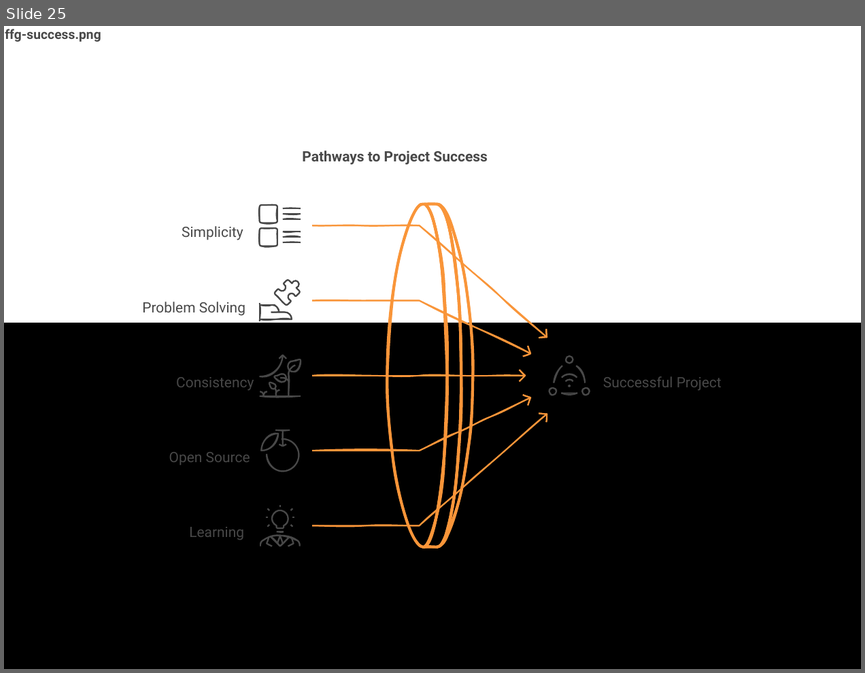
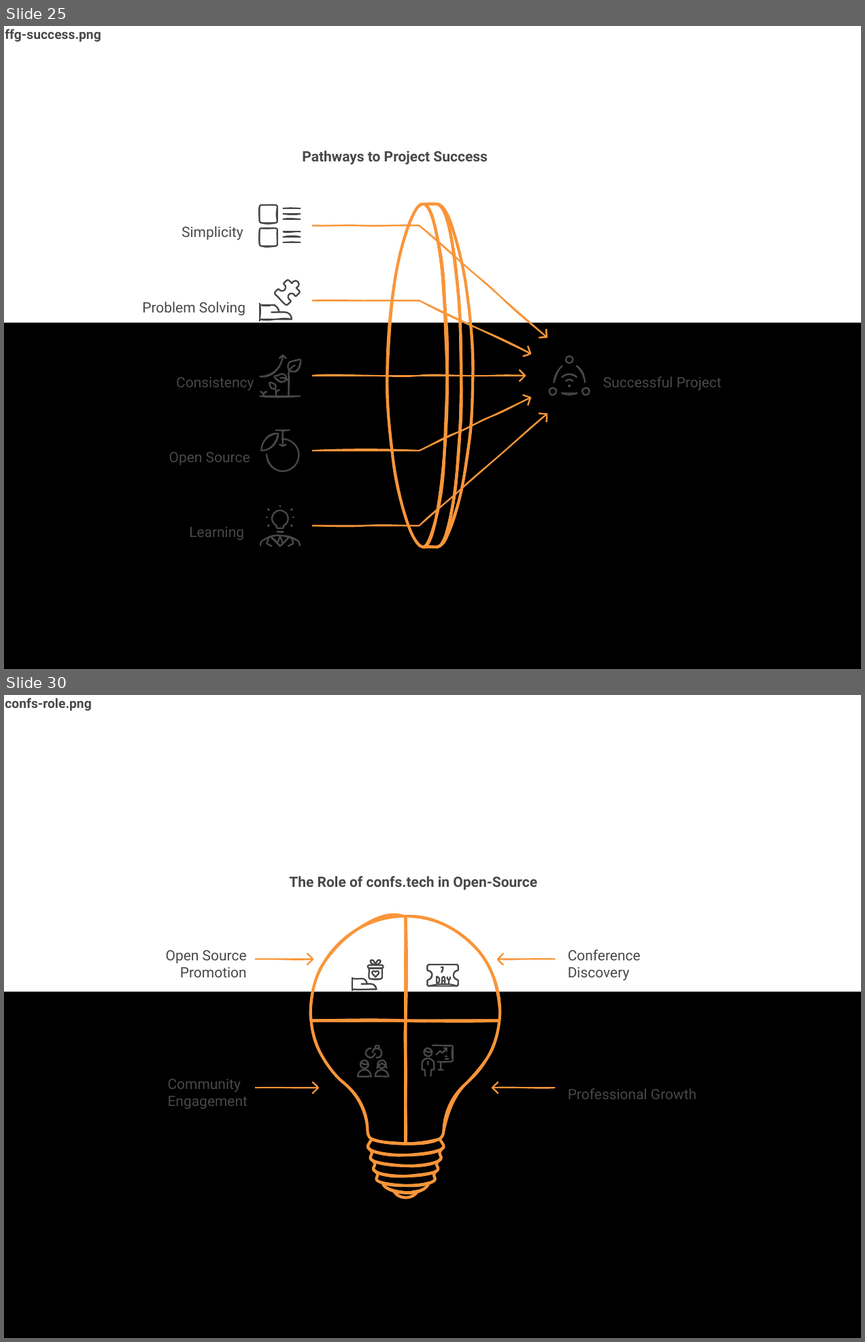
Before and after one commit to JuanPabloDiaz/jpdiaz, a slide deck: src/assets/images/blog/blog-images.pptx. Shown one above the other, each under a label of ours: slide 25 before the commit, slides 25 and 30 after it; the slides between them are not shown. The pictures are 865x673 and 865x1342 pixels, drawn with LibreOffice and Linux fonts; fonts in the diff are those of the drawing. Boxes give left, top, right and bottom in pixels: in the first picture for what was removed or moved away, otherwise in the second. Text is boxed around its words. In the diff, an @@ line names an element or a change of style, - is before the commit and + after.

```diff
--- a/src/assets/images/blog/blog-images.pptx
+++ b/src/assets/images/blog/blog-images.pptx
@@ slide 30 added at [4,695,861,1338], background #FFFFFF; not listed: 1 template element that a slide beside it also shows @@
@@ text added at [5,698,91,711], 11 pt, text #484848, bold @@
+confs-role.png
@@ text added at [289,876,537,890], 12 pt, text #484848, bold @@
+The Role of confs.tech in Open-Source
@@ freeform shape added at [310,910,406,1021], outline #F99539 2.25 pt @@
@@ freeform shape added at [311,916,406,1021], outline #F99539 2.25 pt @@
@@ freeform shape added at [406,915,500,1021], outline #F99539 2.25 pt @@
@@ freeform shape added at [406,916,500,1021], outline #F99539 2.25 pt @@
@@ text added at [166,950,247,977], 12 pt, text #484848 @@
+Open Source
+Promotion
@@ group added at [255,953,313,965]: 4 freeform shapes @@
@@ freeform shape added at [352,958,383,991], outline #484848 1.12 pt @@
@@ freeform shape added at [353,958,383,989], outline #484848 1.12 pt @@
@@ group added at [498,953,555,965]: 4 freeform shapes @@
@@ text added at [568,949,640,981], 12 pt, text #484848 @@
+Conference
+Discovery
@@ freeform shape added at [427,964,459,985], outline #484848 1.12 pt @@
@@ freeform shape added at [427,964,458,985], outline #484848 1.12 pt @@
@@ freeform shape added at [311,1020,405,1143], outline #F99539 2.25 pt @@
@@ freeform shape added at [311,1021,405,1143], outline #F99539 2.25 pt @@
@@ freeform shape added at [404,1021,499,1144], outline #F99539 2.25 pt @@
@@ freeform shape added at [406,1021,499,1143], outline #F99539 2.25 pt @@
@@ freeform shape added at [357,1045,388,1077], outline #484848 1.12 pt @@
@@ freeform shape added at [358,1045,389,1076], outline #484848 1.12 pt @@
@@ freeform shape added at [422,1044,453,1076], outline #484848 1.12 pt @@
@@ freeform shape added at [422,1045,453,1076], outline #484848 1.12 pt @@
@@ text added at [168,1079,247,1108], 12 pt, text #484848 @@
+Community
+Engagement
@@ group added at [255,1081,318,1093]: 4 freeform shapes @@
@@ group added at [492,1081,555,1093]: 4 freeform shapes @@
@@ text added at [568,1088,696,1099], 12 pt, text #484848 @@
+Professional Growth
@@ freeform shape added at [367,1139,445,1197], outline #F99539 2.25 pt @@
@@ freeform shape added at [367,1139,443,1197], outline #F99539 2.25 pt @@
```
Also in this commit, not shown: 11 other slides added, 8 other files.
